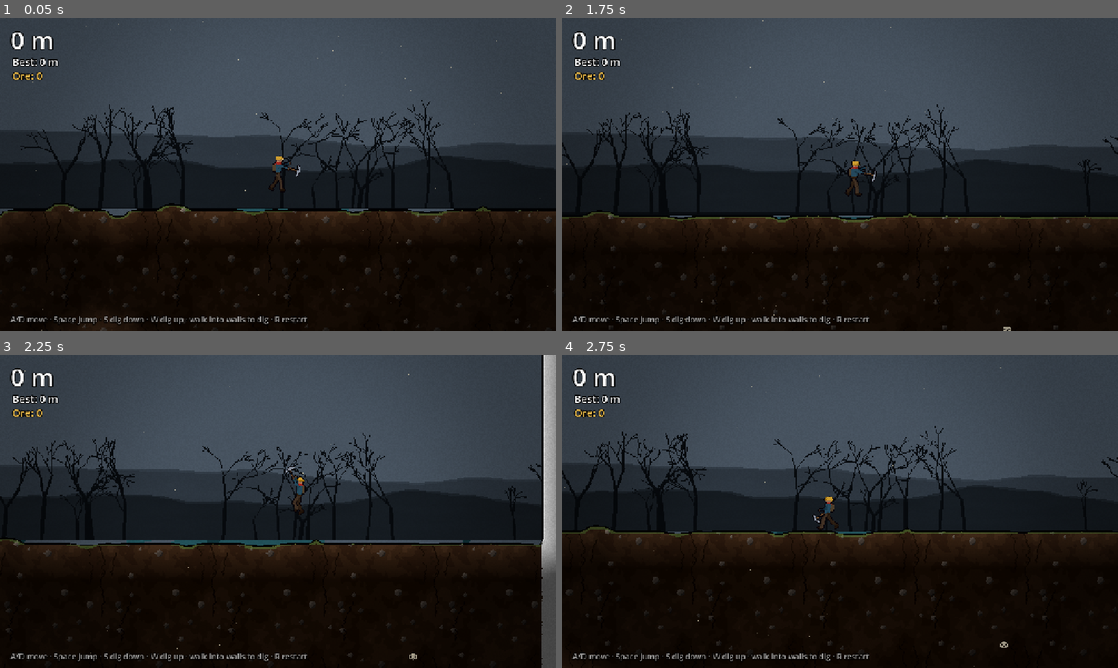
Above: before the commit, frames 1-4 (two rows, left to right).
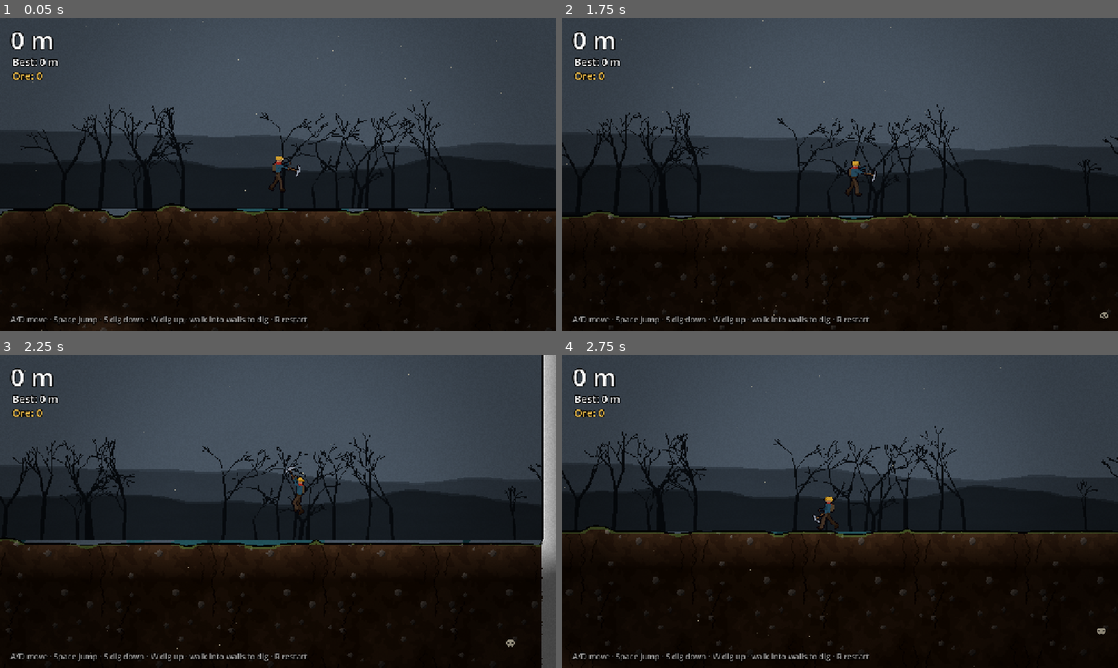
Above: after the commit, the same moments.

Repository: elidon555/how-deep-can-you-go
Game: Godot game, scene res://main.tscn
Two runs of this game, one before a commit and one after it. Both use one fixed random seed, a clock stepped at 60 frames per second and the inputs below.
Inputs:
- Up to frame 1 (0.05 s): no input
- Up to frame 2 (1.75 s): hold D (right) from 0.53 s (still down); tap K at 0.6, 1.35 s; tap Space (jump) at 0.77, 1.52 s
- Up to frame 3 (2.25 s): release D (right) at 2.03 s; hold A (left) from 2.03 s (still down); tap K at 2.1 s
- Up to frame 4 (2.75 s): keep holding A (left)

Frame 1 is identical in both runs. In frame 2, less than 0.1% of the frame differs, in the area x 79-99%, y 94-100%; in frame 3, less than 0.1%; in frame 4, less than 0.1%, in the area x 78-98%, y 87-94%.

Commit message:
Cave props from Blender: lanterns, beams, crystals, skeletons, carts
- tools/props_blender.py models 9 props, tools/props_sheet.py pixelizes them
  with cel shading, outlines and separate glow layers
- Placement rules: roots under dirt ceilings, hanging lanterns with flickering
  light, support beams where the ceiling height fits, crystals deep down with
  coloured light, skeletons, carts, crates and chains
- README: art pipeline commands

Diff:
--- a/world.gd
+++ b/world.gd
@@ -44,6 +44,10 @@
 var terrain_shader: Shader = preload("res://terrain.gdshader")
 var tx := {}
 var deco_tex := {}
+var props := {}                 # name -> [texture, glow texture or null]
+var flicker := []               # lantern lights
+var time := 0.0
+const PROP_NAMES := ["lantern", "beam", "crystal_p", "crystal_t", "skeleton", "roots", "cart", "crate", "chains"]
 
 
 func _ready() -> void:
@@ -51,6 +55,9 @@
 		tx["t_" + n] = load("res://assets/terrain/%s.png" % n)
 		tx["n_" + n] = load("res://assets/terrain/%s_n.png" % n)
 	_make_decor_textures()
+	for p in PROP_NAMES:
+		var g := "res://assets/props/%s_glow.png" % p
+		props[p] = [load("res://assets/props/%s.png" % p), load(g) if ResourceLoader.exists(g) else null]
 	rng.randomize()
 	noise_cave.seed = rng.randi()
 	noise_cave.frequency = 0.0045
@@ -163,6 +170,92 @@
 			elif depth > 10 and get_fill(gx, gy - 1) >= 0.5 and rng.randf() < 0.035:
 				var worm := _sprite(deco_tex.worm, Vector2(pos.x, gy * CELL + 10), glow_root, 0)
 				_add_decor(Vector2i(gx, gy - 1), worm)
+			if f < 0.5 or gx < 6 or gx >= W - 6:
+				continue
+			var surf := Vector2(gx * CELL + 4, gy * CELL)
+			if get_fill(gx, gy - 1) < 0.5 and get_fill(gx, gy - 2) < 0.5:   # a floor
+				_floor_props(Vector2i(gx, gy), surf, depth)
+	# ceilings: an air cell right under rock
+	for j in C:
+		for i in C:
+			var gx := ch.key.x * C + i
+			var gy := ch.key.y * C + j
+			if gx < 6 or gx >= W - 6 or gy < 3:
+				continue
+			if ch.fill[j * C + i] < 0.5 and get_fill(gx, gy - 1) >= 0.5 and get_fill(gx, gy + 1) < 0.5:
+				_ceiling_props(Vector2i(gx, gy - 1), Vector2(gx * CELL + 4, gy * CELL), gy * CELL / METER)
+
+
+func _floor_props(cell: Vector2i, p: Vector2, depth: float) -> void:
+	var r := rng.randf()
+	if depth > 4 and depth < 180 and r < 0.03:
+		# mine support beam: needs a flat floor and a ceiling 8-11 cells up
+		var h := 1
+		while h < 13 and get_fill(cell.x, cell.y - h) < 0.5:
+			h += 1
+		var flat := true
+		for dx in [-3, 3]:
+			if get_fill(cell.x + dx, cell.y) < 0.5 or get_fill(cell.x + dx, cell.y - 1) >= 0.5:
+				flat = false
+		if flat and h >= 8 and h <= 11:
+			_prop("beam", p + Vector2(0, 3), false, cell)
+			return
+	r = rng.randf()
+	if depth > 50 and r < 0.014:
+		var c := "crystal_p" if depth > 90 and rng.randf() < 0.7 else "crystal_t"
+		_prop(c, p + Vector2(0, 3), false, cell, Color("b06cff") if c == "crystal_p" else Color("4ff0d0"))
+	elif depth > 12 and r < 0.018:
+		_prop("skeleton", p + Vector2(0, 2), false, cell)
+	elif depth > 8 and depth < 200 and r < 0.021:
+		_prop("cart", p + Vector2(0, 3), false, cell)
+	elif depth > 5 and r < 0.025:
+		_prop("crate", p + Vector2(0, 2), false, cell)
+
+
+func _ceiling_props(cell: Vector2i, p: Vector2, depth: float) -> void:
+	var r := rng.randf()
+	if depth > 2 and depth < 45 and get_mat(cell.x, cell.y) == M.DIRT and r < 0.05:
+		_prop("roots", p - Vector2(0, 3), true, cell)
+	elif depth > 6 and depth < 150 and r < 0.058:
+		var open := true
+		for k in range(1, 6):
+			if get_fill(cell.x, cell.y + k) >= 0.5:
+				open = false
+		if open:
+			var l := _prop("lantern", p - Vector2(0, 2), true, cell, Color("ffb347"))
+			flicker.append(l)
+	elif depth > 30 and r < 0.064:
+		_prop("chains", p - Vector2(0, 2), true, cell)
+	elif depth > 70 and r < 0.072:
+		var c := "crystal_p" if rng.randf() < 0.6 else "crystal_t"
+		_prop(c, p - Vector2(0, 3), true, cell, Color("b06cff") if c == "crystal_p" else Color("4ff0d0"))
+
+
+## Places a Blender prop. anchor_top: hangs from p (ceiling); else stands on p (floor).
+## Returns the light if one was added.
+func _prop(name: String, p: Vector2, anchor_top: bool, cell: Vector2i, light := Color(0, 0, 0, 0)) -> PointLight2D:
+	var t: Array = props[name]
+	var tex: Texture2D = t[0]
+	var flip := rng.randf() < 0.5
+	var off := Vector2(0, tex.get_height() / 2.0 * (1 if anchor_top else -1))
+	for k in 2:
+		if k == 1 and t[1] == null:
+			continue
+		var s := Sprite2D.new()
+		s.texture = t[k]
+		s.position = p
+		s.offset = off
+		s.flip_h = flip
+		s.flip_v = anchor_top and name.begins_with("crystal")
+		s.z_index = -1 if name == "beam" else 0
+		var parent: Node = glow_root if k == 1 else self
+		parent.add_child(s)
+		_add_decor(cell, s)
+	if light.a > 0:
+		var l := _light(p + off, light, 0.9 if name == "lantern" else 0.7, 1.1)
+		_add_decor(cell, l)
+		return l
+	return null
 
 
 func _light(pos: Vector2, color: Color, scale: float, energy: float) -> PointLight2D:
@@ -299,8 +392,16 @@
 	return out
 
 
-func _process(_dt: float) -> void:
+func _process(dt: float) -> void:
 	_flush()
+	time += dt
+	for i in range(flicker.size() - 1, -1, -1):
+		var l = flicker[i]
+		if not is_instance_valid(l):
+			flicker.remove_at(i)
+			continue
+		var ph := float(l.get_instance_id() % 97)
+		l.energy = 1.1 * (0.85 + 0.15 * sin(time * 9.0 + ph) * sin(time * 5.3 + ph * 0.7))
 
 
 func _flush() -> void:
Binary file added: assets/props/beam.png
Not shown, added: assets/props/beam.png.import
Binary file added: assets/props/cart.png
Not shown, added: assets/props/cart.png.import
Binary file added: assets/props/chains.png
Not shown, added: assets/props/chains.png.import
Binary file added: assets/props/crate.png
Not shown, added: assets/props/crate.png.import
Binary file added: assets/props/crystal_p.png
Not shown, added: assets/props/crystal_p.png.import
Binary file added: assets/props/crystal_p_glow.png
Not shown, added: assets/props/crystal_p_glow.png.import
(and 12 more such lines)
